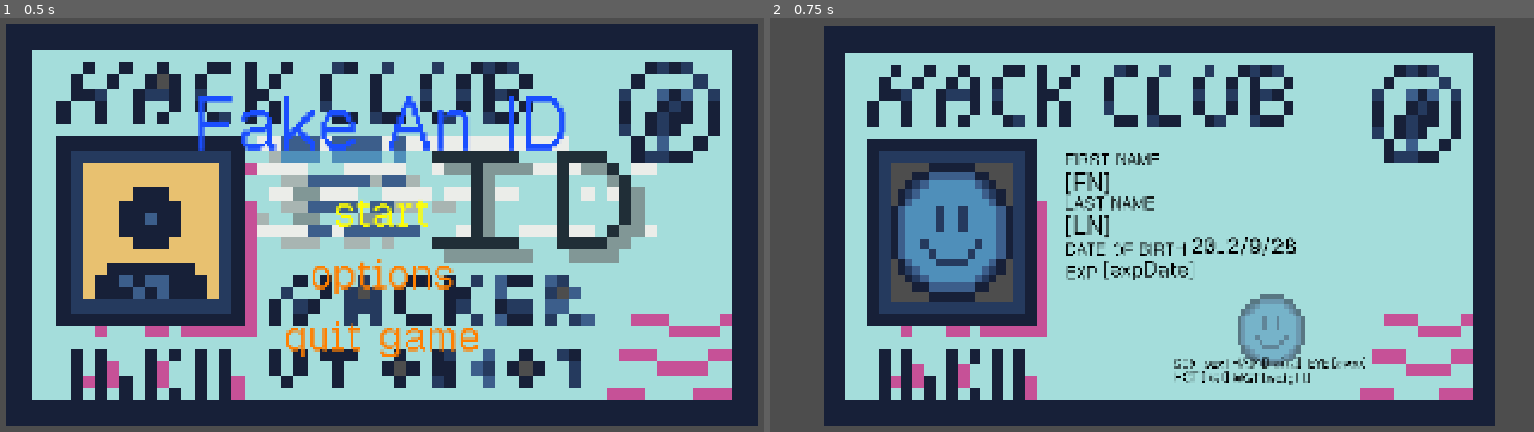
Above: before the commit, frames 1-2 (left to right).
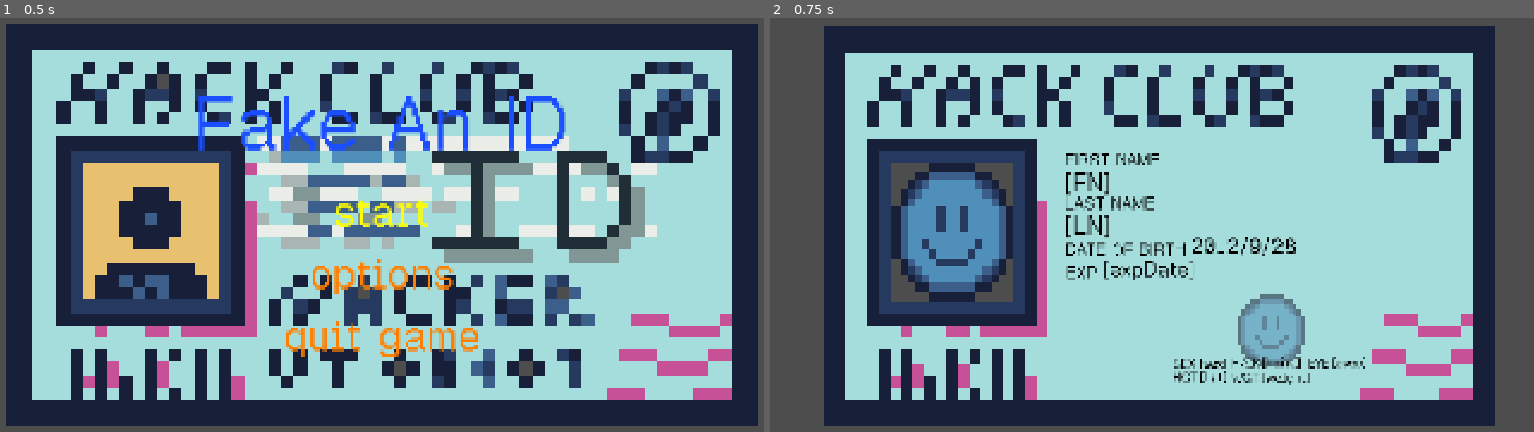
Above: after the commit, the same moments.

Repository: itstntcraft123/fake-an-id
Game: Godot game, scene res://scenes/main_menu.tscn
The game is run twice, just before and just after one commit, with the same random seed, the same clock (stepped at 60 frames per second) and the same inputs.
Inputs:
- Up to frame 1 (0.5 s): no input
- Up to frame 2 (0.75 s): click "[color=#ffffff00]> [/color]st…" at 0.5 s

Frame 1 is identical in both runs. In frame 2, 0.9% of the frame differs, in the area x 16-71%, y 37-89%.

Commit message:
changed some node positions

Diff:
--- a/scenes/game.tscn
+++ b/scenes/game.tscn
@@ -31,9 +31,9 @@
 [node name="IDImage" type="TextureRect" parent="UI/Control" unique_id=530004295]
 texture_filter = 1
 layout_mode = 0
-offset_left = 332.0
+offset_left = 336.0
 offset_top = 392.0
-offset_right = 625.0
+offset_right = 627.0
 offset_bottom = 721.0
 texture = ExtResource("5_iywne")
 
@@ -129,9 +129,9 @@
 
 [node name="SexLabel" type="Label" parent="UI/Control" unique_id=1940188850]
 layout_mode = 0
-offset_left = 1012.0
+offset_left = 1009.0
 offset_top = 853.0
-offset_right = 1089.0
+offset_right = 1086.0
 offset_bottom = 893.0
 theme_override_colors/font_color = Color(0, 0, 0, 1)
 theme_override_font_sizes/font_size = 30
@@ -149,9 +149,9 @@
 
 [node name="HeightLabel" type="Label" parent="UI/Control" unique_id=23549392]
 layout_mode = 0
-offset_left = 1013.0
+offset_left = 1009.0
 offset_top = 885.0
-offset_right = 1090.0
+offset_right = 1086.0
 offset_bottom = 925.0
 theme_override_colors/font_color = Color(0, 0, 0, 1)
 theme_override_font_sizes/font_size = 30
@@ -169,9 +169,9 @@
 
 [node name="HairLabel" type="Label" parent="UI/Control" unique_id=616471486]
 layout_mode = 0
-offset_left = 1152.0
+offset_left = 1151.0
 offset_top = 851.0
-offset_right = 1229.0
+offset_right = 1228.0
 offset_bottom = 891.0
 theme_override_colors/font_color = Color(0, 0, 0, 1)
 theme_override_font_sizes/font_size = 30
@@ -189,9 +189,9 @@
 
 [node name="WeightLabel" type="Label" parent="UI/Control" unique_id=1668930202]
 layout_mode = 0
-offset_left = 1153.0
+offset_left = 1151.0
 offset_top = 887.0
-offset_right = 1230.0
+offset_right = 1228.0
 offset_bottom = 927.0
 theme_override_colors/font_color = Color(0, 0, 0, 1)
 theme_override_font_sizes/font_size = 30
